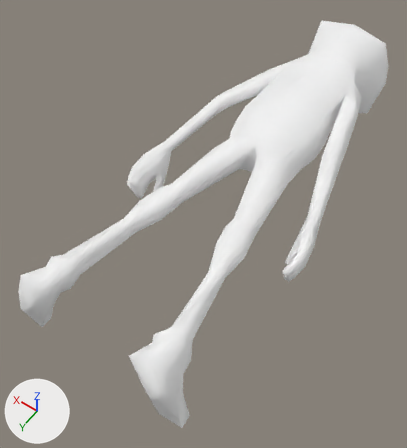
A saved change to the glTF model assets/game/s4ys.glb.
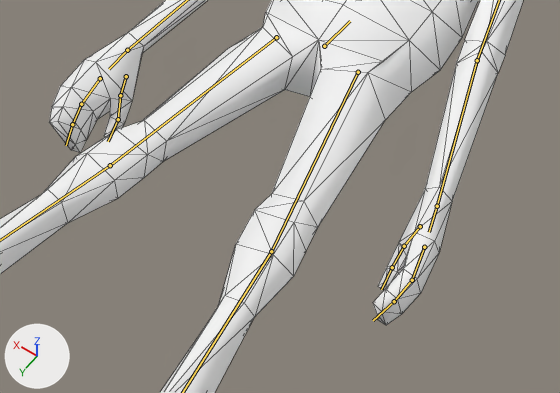
Each version appears first whole from a 50 mm camera at (-70.7, 41.4, 148.4) aimed at (6.2, -66.2, -20.7), and next in a close-up on the part from 25% to 91% of the width and 28% to 70% of the height. Every picture has the same lights, and +X, +Y and +Z are marked at lower left. Both versions are drawn at frame 0 of the action 'breathing-idle'; the numbers are the values there. The bones that bend it are drawn over the model as lines in the close-ups. The close-ups show mesh edges as thin lines.

In view in the first close-up: 'frog-mesh'.
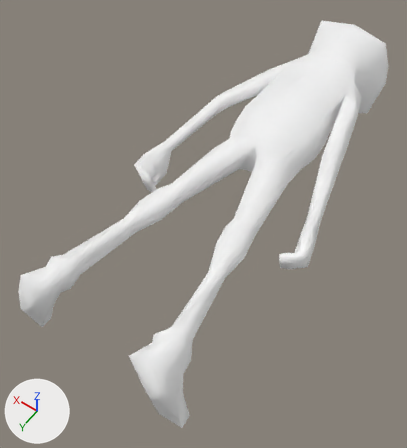
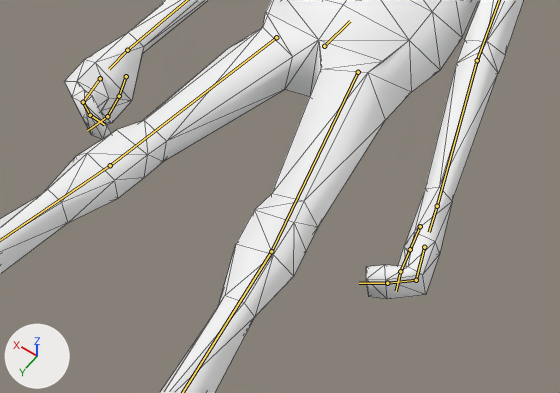
Boxes [x1, y1, x2, y2] around the edits, measured in the close-ups (560 x 393 px):
'frog-mesh', posed: [0, 0, 523, 393] in both
bone 'mixamorig:LeftHandThumb1', root to tip: before (126, 76) to (120, 95); after (126, 76) to (119, 96)
bone 'mixamorig:LeftHandThumb2', root to tip: before (120, 95) to (118, 119); after (119, 96) to (107, 116)
bone 'mixamorig:LeftHandThumb3', root to tip: before (118, 119) to (108, 141); after (107, 116) to (87, 130)
bone 'mixamorig:LeftHandIndex1', root to tip: before (100, 78) to (81, 104); after (100, 78) to (83, 102)
bone 'mixamorig:LeftHandIndex2', root to tip: before (81, 104) to (72, 124); after (83, 102) to (90, 115)
bone 'mixamorig:LeftHandIndex3', root to tip: before (72, 124) to (66, 145); after (90, 115) to (104, 124)
bone 'mixamorig:RightHandThumb1', root to tip: before (420, 226) to (404, 246); after (420, 226) to (410, 249)
bone 'mixamorig:RightHandThumb2', root to tip: before (404, 246) to (392, 267); after (410, 249) to (400, 271)
bone 'mixamorig:RightHandThumb3', root to tip: before (392, 267) to (381, 289); after (400, 271) to (396, 291)
bone 'mixamorig:RightHandIndex1', root to tip: before (424, 247) to (412, 280); after (424, 247) to (416, 280)
bone 'mixamorig:RightHandIndex2', root to tip: before (412, 280) to (394, 301); after (416, 280) to (387, 283)

The change in detail:
Bone 'mixamorig:LeftHandThumb1' (bone_mixamorig_lefthandthumb1) turns from (0, 0, 0) to (-12, 2, -7) degrees about its own x, y and z.
Bone 'mixamorig:LeftHandThumb2' (bone_mixamorig_lefthandthumb2) turns from (0, 0, 0) to (25, 8, -22) degrees about its own x, y and z.
Bone 'mixamorig:LeftHandThumb3' (bone_mixamorig_lefthandthumb3) turns from (0, 0, 0) to (-14, 6, -9) degrees about its own x, y and z.
Bone 'mixamorig:LeftHandIndex1' (bone_mixamorig_lefthandindex1) turns from (0, 0, 0) to (13, -2, -2) degrees about its own x, y and z.
Bone 'mixamorig:LeftHandIndex2' (bone_mixamorig_lefthandindex2) turns from (0, 0, 0) to (31, -6, 21) degrees about its own x, y and z.
Bone 'mixamorig:LeftHandIndex3' (bone_mixamorig_lefthandindex3) turns from (0, 0, 0) to (10, -1, 6) degrees about its own x, y and z.
Bone 'mixamorig:RightHandThumb1' (bone_mixamorig_righthandthumb1) turns from (0, 0, 0) to (-12, -2, 10) degrees about its own x, y and z.
Bone 'mixamorig:RightHandThumb2' (bone_mixamorig_righthandthumb2) turns from (0, 0, 0) to (19, 0, 17) degrees about its own x, y and z.
Bone 'mixamorig:RightHandThumb3' (bone_mixamorig_righthandthumb3) turns from (0, 0, 0) to (3, 11, 22) degrees about its own x, y and z.
Bone 'mixamorig:RightHandIndex1' (bone_mixamorig_righthandindex1) turns from (0, 0, 0) to (-3, 1, 9) degrees about its own x, y and z.
Bone 'mixamorig:RightHandIndex2' (bone_mixamorig_righthandindex2) turns from (0, 0, 0) to (41, 8, -29) degrees about its own x, y and z.
